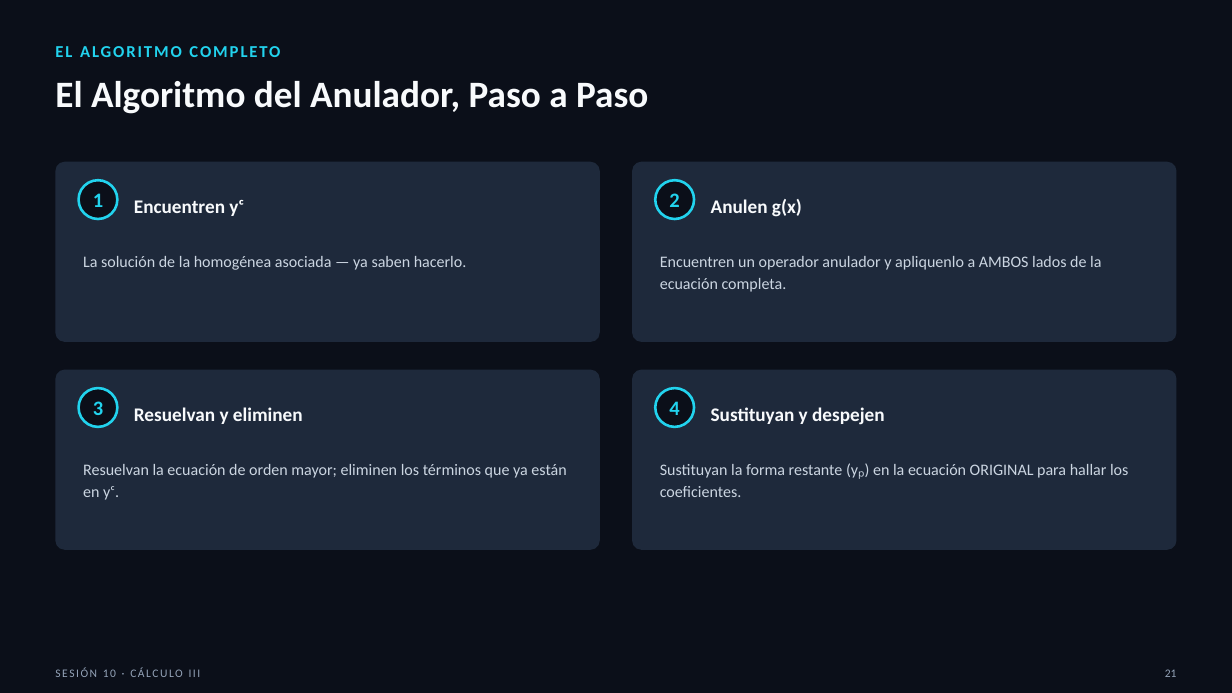
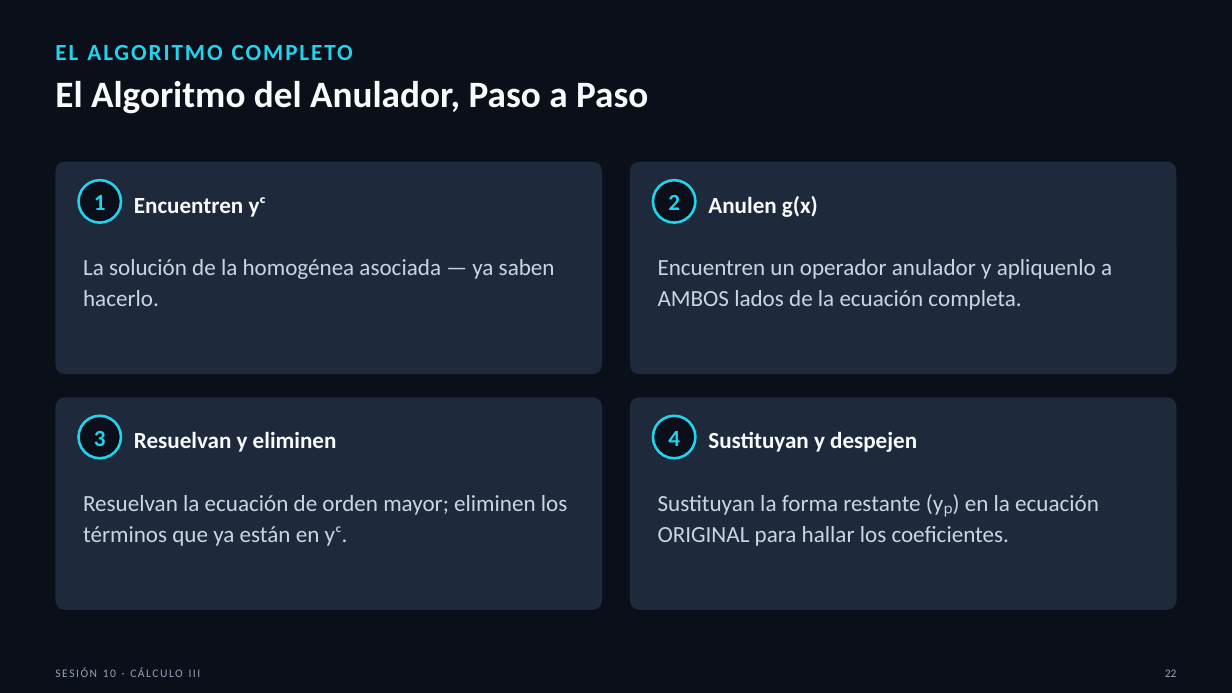
Before and after one commit to SernaEd/FirmsSimulationClass, a slide deck: slide 22 of sesion10/Sesion10_Metodos_de_Solucion.pptx (slide 21 before the commit). Drawn at 1232x693 pixels with LibreOffice and Linux fonts; fonts in the diff are those of the drawing. Boxes give left, top, right and bottom in pixels: in the first picture for what was removed or moved away, otherwise in the second. Text is boxed around its words. In the diff, an @@ line names an element or a change of style, - is before the commit and + after.

```diff
--- a/sesion10/Sesion10_Metodos_de_Solucion.pptx
+++ b/sesion10/Sesion10_Metodos_de_Solucion.pptx
@@ text "EL ALGORITMO COMPLETO" at (x1=55, y1=45, x2=353, y2=60): size 13 to 18 pt @@
@@ rounded rectangle resized from (x1=55, y1=162, x2=600, y2=342) to (x1=55, y1=162, x2=603, y2=374) @@
@@ rounded rectangle resized from (x1=632, y1=162, x2=1177, y2=342) to (x1=630, y1=162, x2=1177, y2=374) @@
@@ ellipse resized from (x1=79, y1=180, x2=117, y2=219) to (x1=79, y1=180, x2=121, y2=223) @@
@@ ellipse resized from (x1=655, y1=180, x2=694, y2=219) to (x1=653, y1=180, x2=696, y2=223) @@
@@ proportions changed in 4 elements at (x1=630, y1=162, x2=1177, y2=374), (x1=55, y1=162, x2=603, y2=374), (x1=630, y1=397, x2=1177, y2=610), (x1=55, y1=397, x2=603, y2=610) @@
@@ rounded rectangle resized from (x1=55, y1=370, x2=600, y2=550) to (x1=55, y1=397, x2=603, y2=610) @@
@@ size 16 to 18 pt in 4 elements at (x1=668, y1=195, x2=680, y2=210), (x1=94, y1=195, x2=106, y2=210), (x1=668, y1=431, x2=680, y2=446), (x1=94, y1=431, x2=106, y2=446) @@
@@ text "3" moved from (x1=93, y1=401, x2=103, y2=415) to (x1=94, y1=431, x2=106, y2=446) @@
@@ ellipse resized from (x1=79, y1=388, x2=117, y2=427) to (x1=79, y1=416, x2=121, y2=458) @@
@@ size 15 to 18 pt in 4 elements at (x1=708, y1=196, x2=818, y2=217), (x1=134, y1=197, x2=266, y2=217), (x1=708, y1=431, x2=917, y2=452), (x1=134, y1=431, x2=337, y2=452) @@
@@ text "Resuelvan y eliminen" moved from (x1=134, y1=407, x2=303, y2=424) to (x1=134, y1=431, x2=337, y2=452) @@
@@ rounded rectangle resized from (x1=632, y1=370, x2=1177, y2=550) to (x1=630, y1=397, x2=1177, y2=610) @@
@@ text "4" moved from (x1=669, y1=401, x2=679, y2=415) to (x1=668, y1=431, x2=680, y2=446) @@
@@ ellipse resized from (x1=655, y1=388, x2=694, y2=427) to (x1=653, y1=416, x2=696, y2=458) @@
@@ text "Sustituyan y despejen" moved from (x1=711, y1=407, x2=885, y2=425) to (x1=708, y1=431, x2=917, y2=452) @@
@@ size 12.5 to 18 pt in 4 elements at (x1=658, y1=259, x2=1112, y2=310), (x1=83, y1=259, x2=555, y2=306), (x1=658, y1=495, x2=1099, y2=546), (x1=83, y1=495, x2=567, y2=546) @@
@@ text "Resuelvan la ecuación de orden ..." moved from (x1=83, y1=464, x2=566, y2=500) to (x1=83, y1=495, x2=567, y2=546) @@
@@ text "Sustituyan la forma restante (yₚ) ..." moved from (x1=660, y1=464, x2=1128, y2=497) to (x1=658, y1=495, x2=1099, y2=546) @@
@@ text at (x1=1165, y1=669, x2=1177, y2=677): text changed @@
-21
+22
```
Also in this commit, not shown: 26 other slides changed, 2 slides added, 2 other files.
